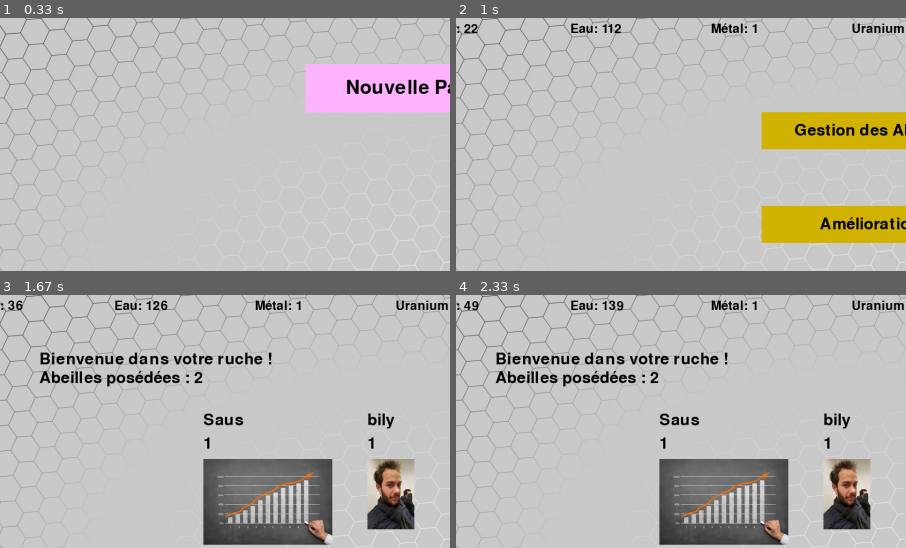
Above: before the commit, frames 1-4 (two rows, left to right).
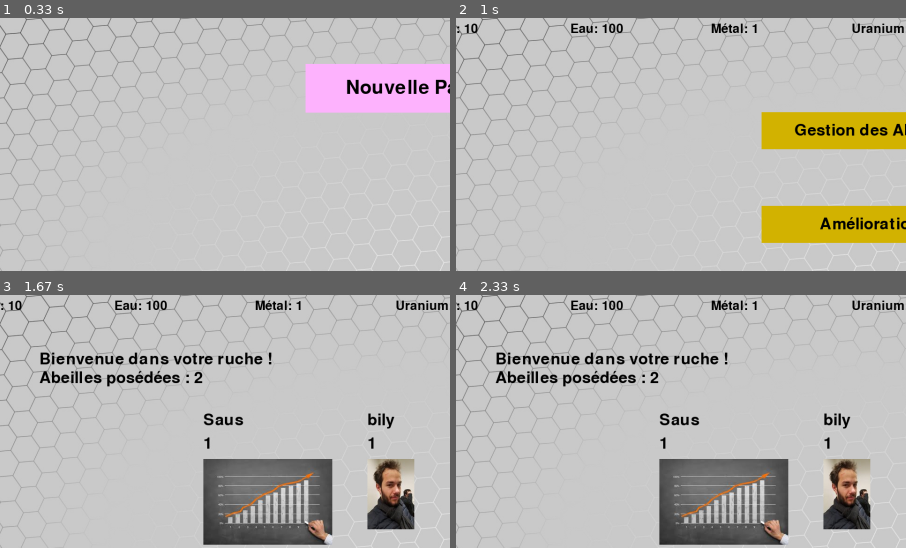
Above: after the commit, the same moments.

Repository: germainaubert/Bee-Intech
Game: pygame game, started from window.py
Same seed, same stepped clock (60 frames per second), same inputs: the game is played once before the commit and once after it.
Inputs (mouse positions are % of the whole screen's width and height, from its top left):
- Up to frame 1 (0.33 s): no input
- Up to frame 2 (1 s): click (50, 14) at 0.38 s
- Up to frame 3 (1.67 s): click (50, 22) at 1.27 s; click (26, 51) at 1.6 s
- Up to frame 4 (2.33 s): no input
The pictures show only the part of the screen within x 3-53%, y 0-50%; the shares and areas given below are measured in that part.

Frame 1 is identical in both runs. In frame 2, 0.2% of the frame differs, in the area x 1-38%, y 1-6%; in frame 3, 0.2%; in frame 4, 0.2%.

Commit message:
commit por pull

Diff:
--- a/database.py
+++ b/database.py
@@ -17,23 +17,12 @@
         self._prod = prod
         self._save_count = 1
 
-    def hive_save(self, bees):
-        print(tasks)
-        conn = self._conn
-        cur = conn.cursor()
-        #del_sql = "DELETE from abeilles where id = 1"
-        #cur.execute(del_sql)
-        # conn.commit()
-        add_sql = "INSERT INTO  abeilles(id,Nom,Cout,Categorie,Prix,Ressource_Prix,Niveau_Requis,Sprite) VALUES (?,?,?,?,?,?,?,?)"
-        cur.execute(add_sql,bees)
-        conn.commit()
-
 
     def load_data(self):
 
         conn = self._conn
         cur = conn.cursor()
-        cur.execute("SELECT Nom, Cout, Categorie, Prix, Ressource_Prix, Niveau_Requis, Sprite, Production, Ressource FROM abeilles")
+        cur.execute("SELECT A.Nom, A.Cout, A.Categorie, A.Prix, A.Ressource_Prix, A.Niveau_Requis, A.Sprite, A.Production, A.Ressource, T.Nom FROM abeilles as A INNER JOIN territoires as T on A.territoire_id = T.id")
         rows = cur.fetchall()
         for row in rows:
             print(row)
@@ -46,7 +35,8 @@
             sprite = row[6]
             prod = row[7]
             ressource = row[8]
-            self._bees.append(worker_bee(name, cost, category, [ressource_price,price], required_level, sprite, prod, ressource))
+            territorygrospddetesmorts = row[9]
+            self._bees.append(worker_bee(name, cost, category, [ressource_price,price], required_level, sprite, prod, ressource, territorygrospddetesmorts))
 
         cur.execute("SELECT Experience, Niveau FROM ruche")
         rows = cur.fetchall()
@@ -85,6 +75,7 @@
         rows = cur.fetchall()
         print("territoires :")
         for row in rows:
+            list_bee = []
             print(row)
             name = row[0]
             lvl = row[1]
@@ -96,6 +87,10 @@
                 possession = False
             else:
                 possession = True
-        self._territories.append(territory(name, lvl, numero, ressource, space, bees = [], possession = possession))
+            for bee in self._bees:
+                if bee.category() == "worker":
+                    if bee._territory == name:
+                        list_bee.append(bee)
+            self._territories.append(territory(name, lvl, numero, ressource, space, list_bee, possession))
 
         return self._level, self._exp, self._ressource, self._prod, self._bees, self._upgrades, self._territories
Binary file changed: bdd/ruche.db
